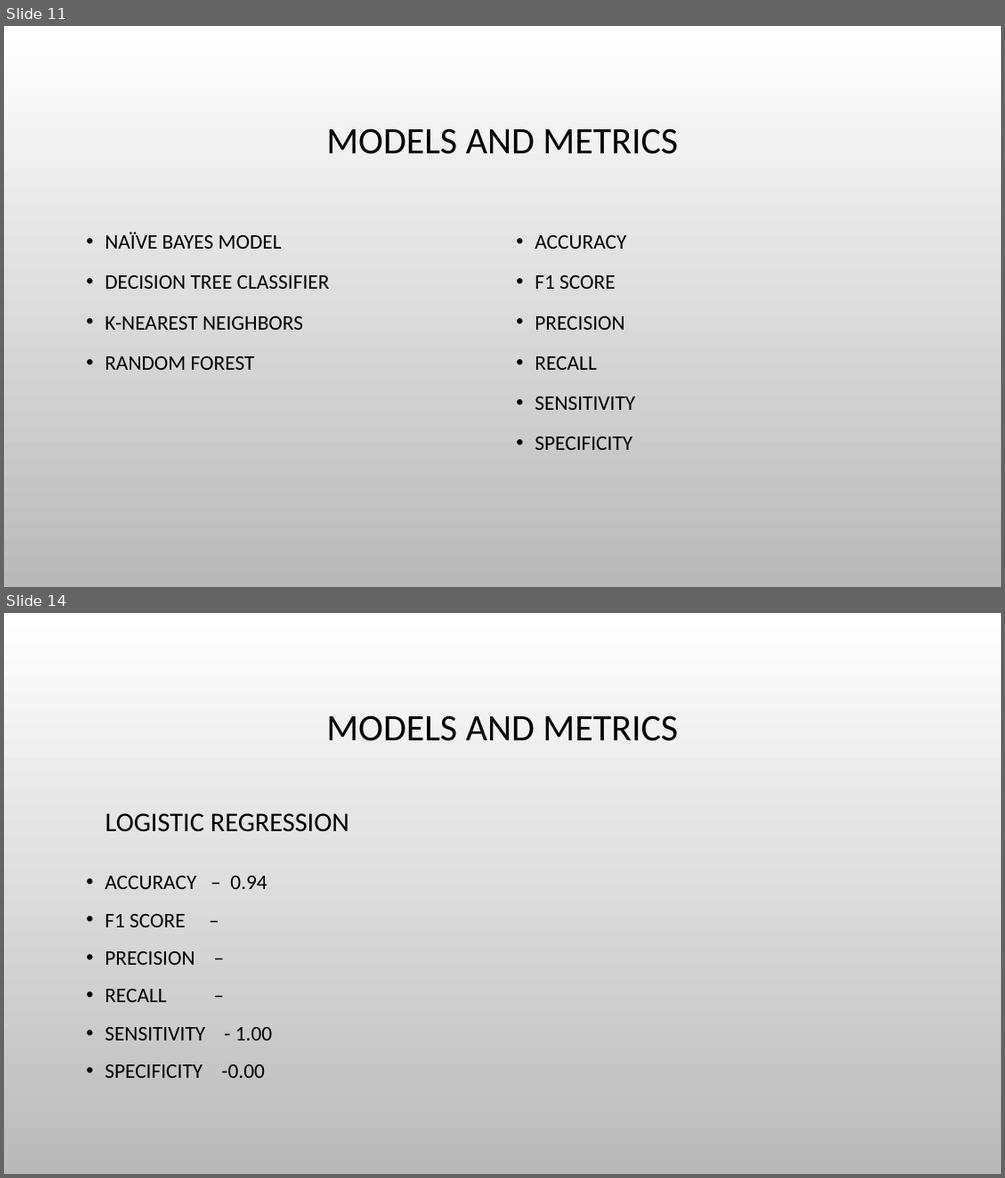
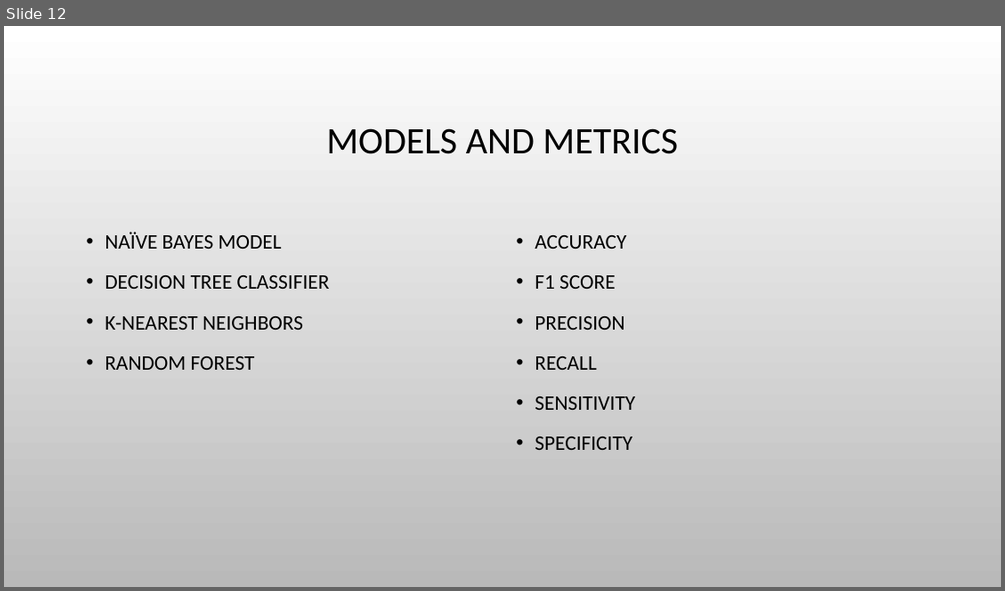
Before and after one commit to hjyoon16/Fake_Job_Post_Classification, a slide deck: 502projectPresentation.pptx. Shown one above the other, each under a label of ours: slides 11 and 14 before the commit, slide 12 after it; the slides between them are not shown. The pictures are 1005x1178 and 1005x591 pixels, drawn with LibreOffice and Linux fonts; fonts in the diff are those of the drawing; background and template pictures are left out. Boxes give left, top, right and bottom in pixels: in the first picture for what was removed or moved away, otherwise in the second. Text is boxed around its words. In the diff, an @@ line names an element or a change of style, - is before the commit and + after.

```diff
--- a/502projectPresentation.pptx
+++ b/502projectPresentation.pptx
@@ slide 14 removed at [4,613,1001,1174], background picture (left out) @@
@@ title removed at [326,715,678,741] @@
-MODELS AND METRICS
@@ text removed at [105,813,349,832] @@
-LOGISTIC REGRESSION
@@ text removed at [105,876,272,1078] @@
-• ACCURACY – 0.94
-• F1 SCORE –
-• PRECISION –
-• RECALL –
-• SENSITIVITY - 1.00
-• SPECIFICITY -0.00
@@ what was slide 11 is now slide 12 @@
```
Also in this commit, not shown: 1 slide changed, 2 slides added, 2 other slides removed.
